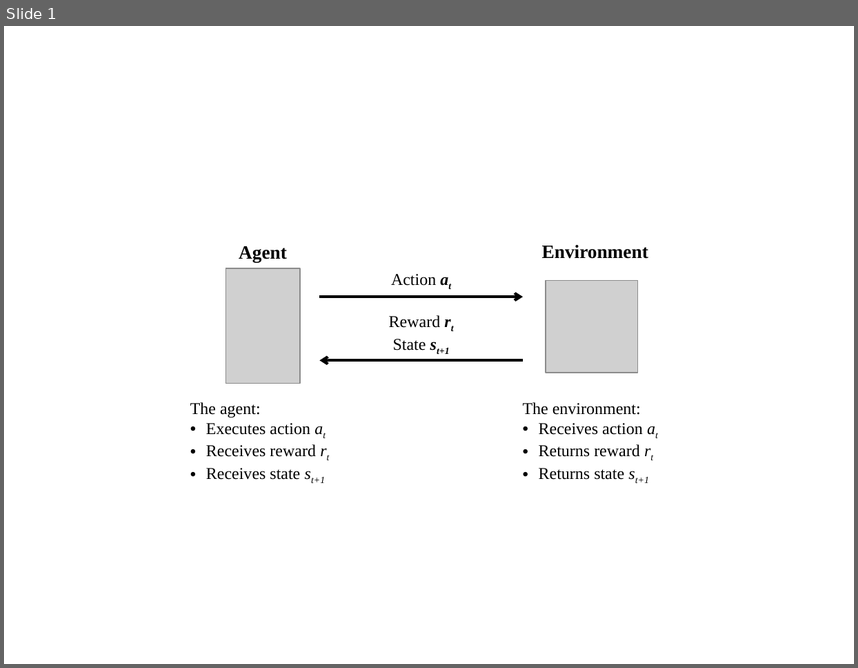
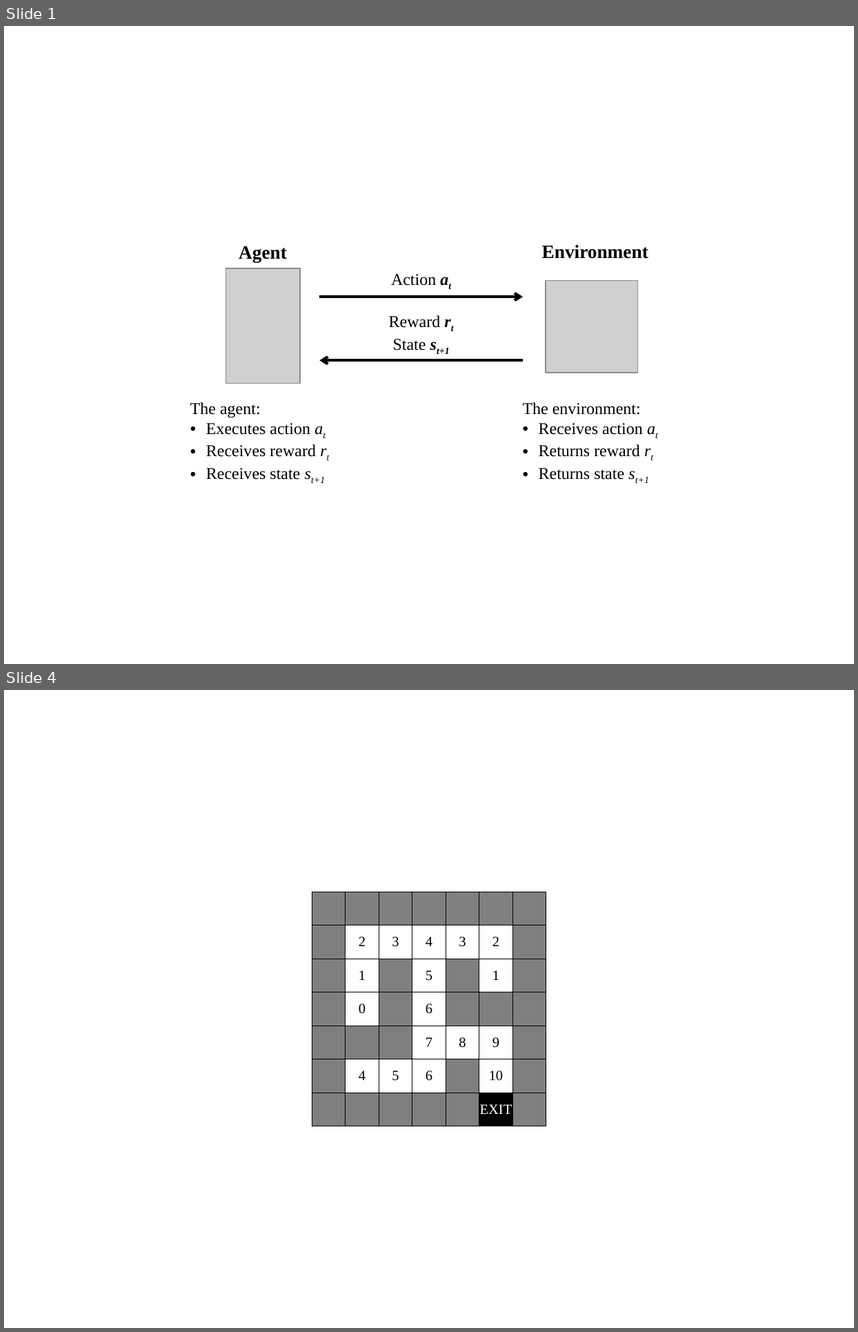
Before and after one commit to simontamayo/tutorial_rl, a slide deck: images/figs_tutorial.pptx. Shown one above the other, each under a label of ours: slide 1 before the commit, slides 1 and 4 after it; the slides between them are not shown. The pictures are 858x668 and 858x1332 pixels, drawn with LibreOffice and Linux fonts; fonts in the diff are those of the drawing; grey boxes stand for pictures. Boxes give left, top, right and bottom in pixels: in the first picture for what was removed or moved away, otherwise in the second. Text is boxed around its words. In the diff, an @@ line names an element or a change of style, - is before the commit and + after.

```diff
--- a/images/figs_tutorial.pptx
+++ b/images/figs_tutorial.pptx
@@ slide 4 added at (4, 690, 854, 1328), background #FFFFFF @@
@@ table added at (312, 891, 544, 1126), 7 rows, 7 columns @@
+ |  |  |  |  |  | 
+ | 2 | 3 | 4 | 3 | 2 | 
+ | 1 |  | 5 |  | 1 | 
+ | 0 |  | 6 |  |  | 
+ |  |  | 7 | 8 | 9 | 
+ | 4 | 5 | 6 |  | 10 | 
+ |  |  |  |  | EXIT | 
```
Also in this commit, not shown: 3 other slides added, 1 other file.
